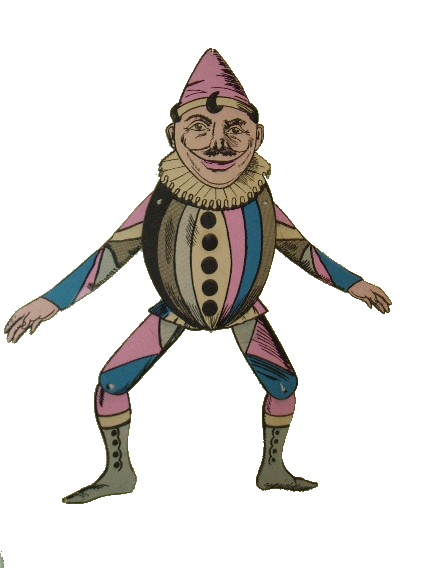
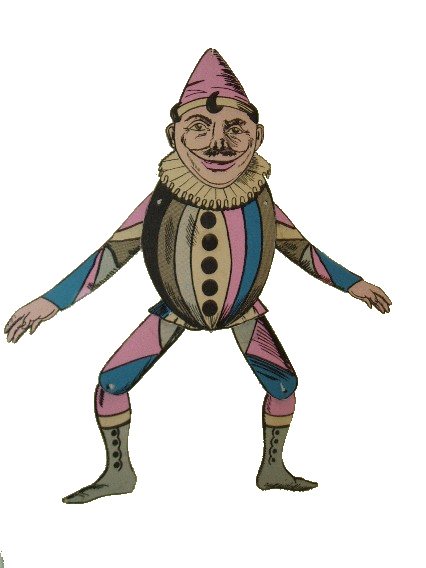
Layer changes from the first w=426, h=568 image to the second:
added layer "kopf" above "rumpf" over [172,146,260,190]
added layer "rumpf" above "rechtes bein" over [98,146,276,399]
added layer "rechtes bein" above "rechter fuss" over [231,314,296,400]
added layer "rechter fuss" above "linkes bein" over [266,390,296,400]
added layer "linkes bein" above "linker fuss" over [98,313,186,395]
added layer "linker fuss" above "rechter arm" over [98,382,129,395]
added layer "rechter arm" above "linker arm" over [272,197,276,253]
added layer "linker arm" above "Original-Kopie" over [140,188,155,315]
hid "Original-Kopie" over [98,146,296,400]
